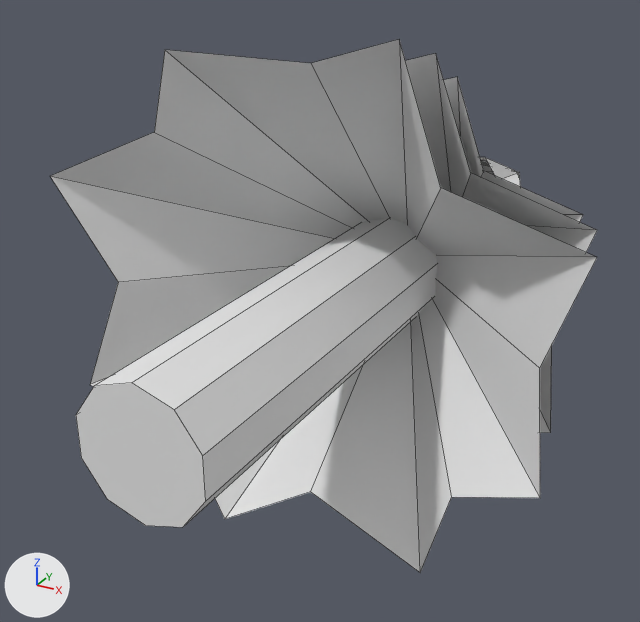
Before and after pictures for a commit that changed the Blender file Assets/Models/Blend Models/Tree.blend.
The view is the same before and after, from a 50 mm camera at (6.38, -6.97, 5.76) aimed at (-0.97, 6.39, -0.92). Arrows for +X, +Y and +Z are at lower left; the lights stay in place. Mesh edges are drawn as thin lines.

The older version as bpy lines, for what is in view:
```python
me_cone = bpy.data.meshes.new('Cone')
me_cone.from_pydata(...)  # 105 vertices, 92 faces; spans x -4.8..4.4, y -0.1..14.9, z -4.2..4.4
# faces by material slot: [80, 12]
me_cone.materials.append(mat_material_001)  # its picture is missing
me_cone.materials.append(mat_material_002)  # its picture is missing
ob_tree = bpy.data.objects.new('Tree', me_cone)
ob_tree.location = (0.0, 0.0, 0.0)
```
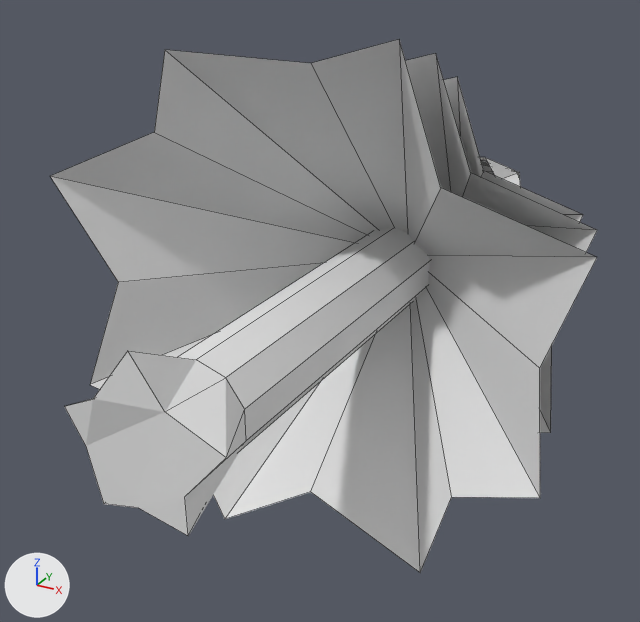
Patch to the scene script:
```diff
--- a/Assets/Models/Blend Models/Tree.blend.py
+++ b/Assets/Models/Blend Models/Tree.blend.py
@@ me_cone @@
 # used by ob_tree; location = (0.0, 0.0, 0.0)
-me_cone.from_pydata(...)  # 105 vertices, 92 faces; spans x -4.8..4.4, y -0.1..14.9, z -4.2..4.4
+me_cone.from_pydata(...)  # 115 vertices, 102 faces; spans x -4.8..4.4, y -0.2..14.9, z -4.2..4.4
+# me_cone part 1
+# 10 faces are deleted
+# 20 vertices move from x -0.8..1.1, y -0.1..9.7, z -1.1..0.9 to x -1.0..1.4, y -0.2..9.7, z -1.0..1.3
+# 10 new vertices lie (0.0, -8.6, 0.0) away from vertices in x -0.8..1.1, y 9.7, z -1.1..0.9
+# 20 new faces join them, mat_material_002 (its picture is missing)
 me_cone.materials.append(mat_material_001)
```

Pixel boxes [x1, y1, x2, y2] of what changed, in the pictures (640 x 622 px):
part 1 of me_cone, built on
    before: [76, 218, 437, 527]
    after: [64, 228, 430, 536]
